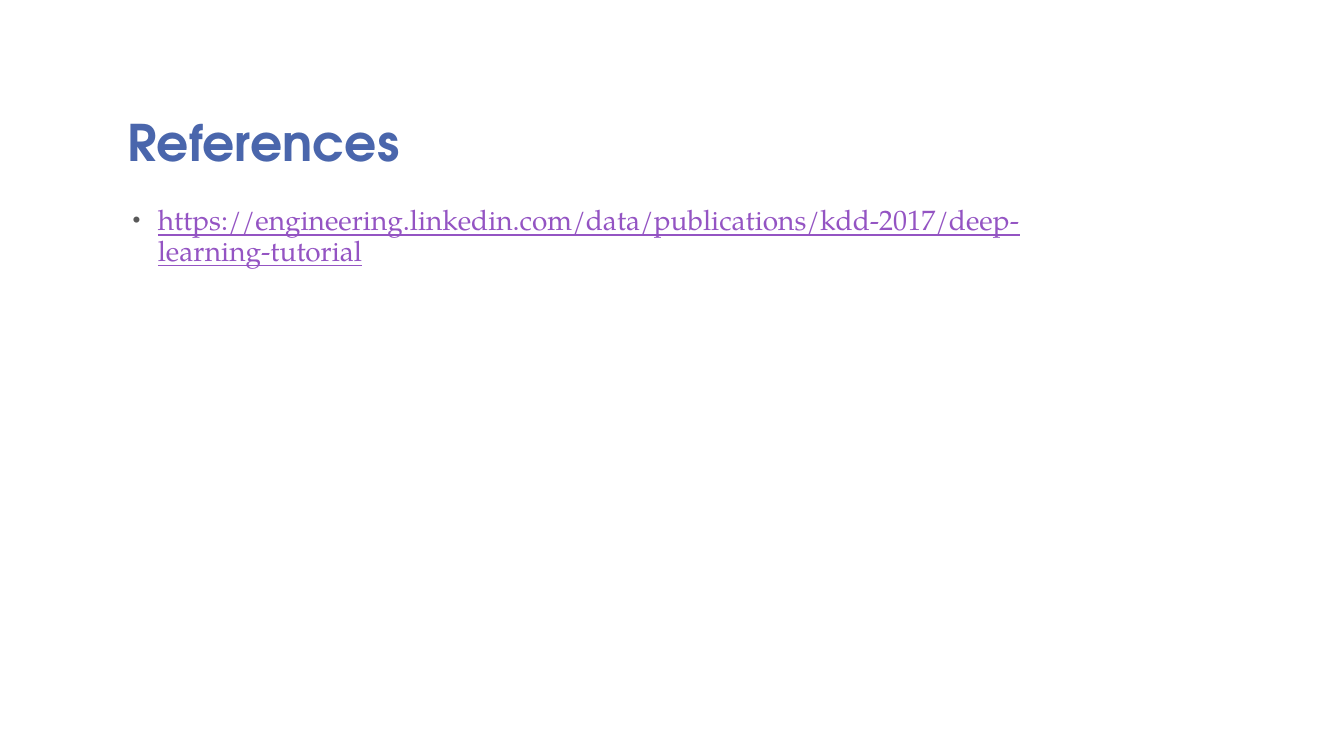
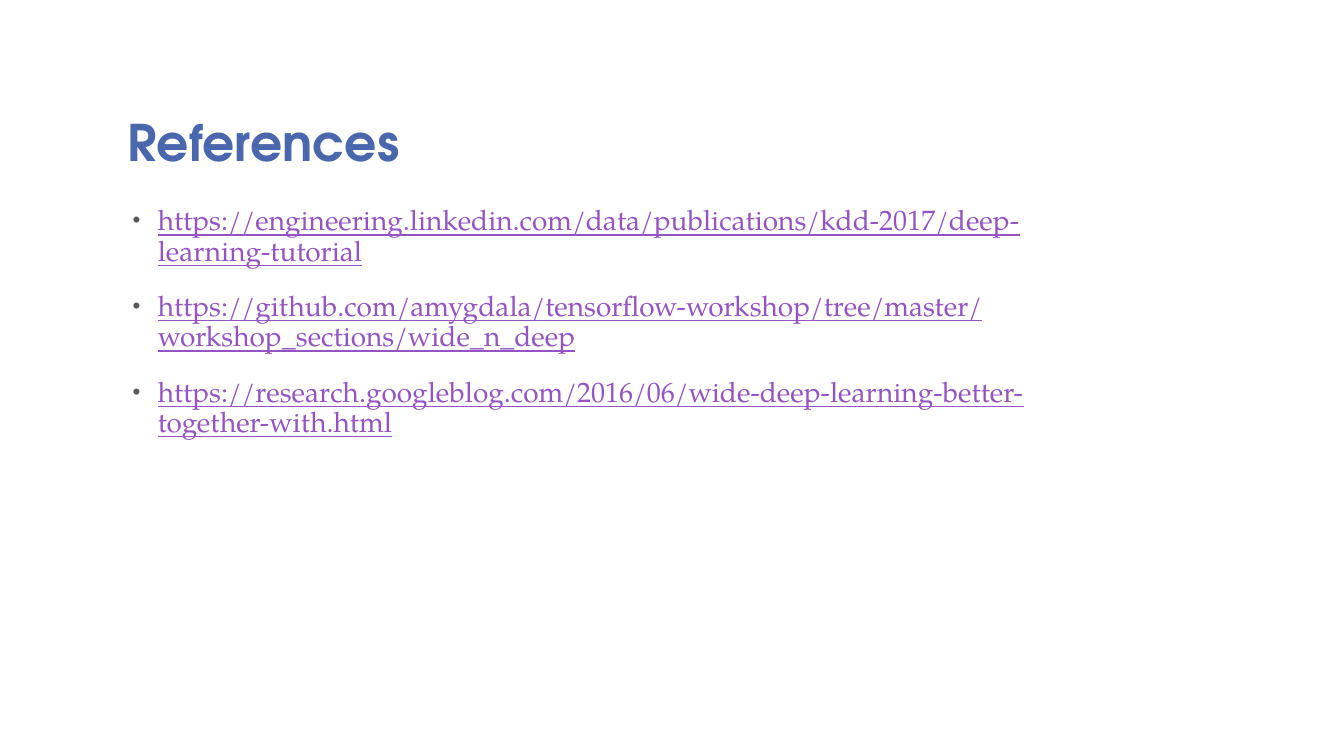
Before and after one commit to rajaharsha/Wide-Deep-Neural-Networks, a slide deck: slide 14 of Recommendation System using Wide&DeepNeuralNetworks.pptx (slide 6 before the commit). Drawn at 1344x756 pixels with LibreOffice and Linux fonts; fonts in the diff are those of the drawing; background and template pictures are left out. Boxes give left, top, right and bottom in pixels: in the first picture for what was removed or moved away, otherwise in the second. Text is boxed around its words. In the diff, an @@ line names an element or a change of style, - is before the commit and + after.

```diff
--- a/Recommendation System using Wide&DeepNeuralNetworks.pptx
+++ b/Recommendation System using Wide&DeepNeuralNetworks.pptx
@@ text at <box>158,295,1023,440</box>: paragraphs added @@
+• https://github.com/amygdala/tensorflow-workshop/tree/master/workshop_sections/wide_n_deep
+• https://research.googleblog.com/2016/06/wide-deep-learning-better-together-with.html
```
Also in this commit, not shown: 14 slides added, 6 slides removed, 29 other files.
